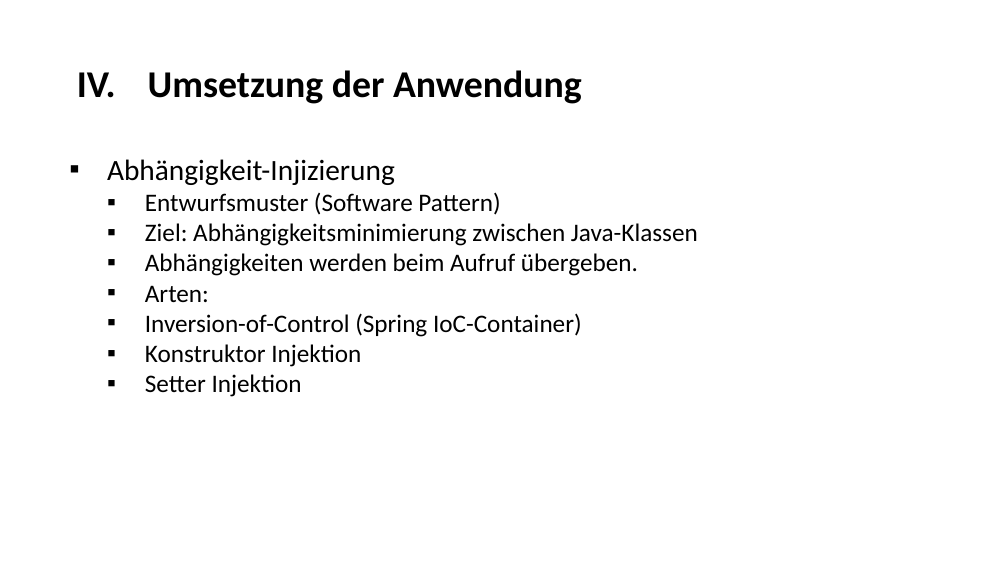
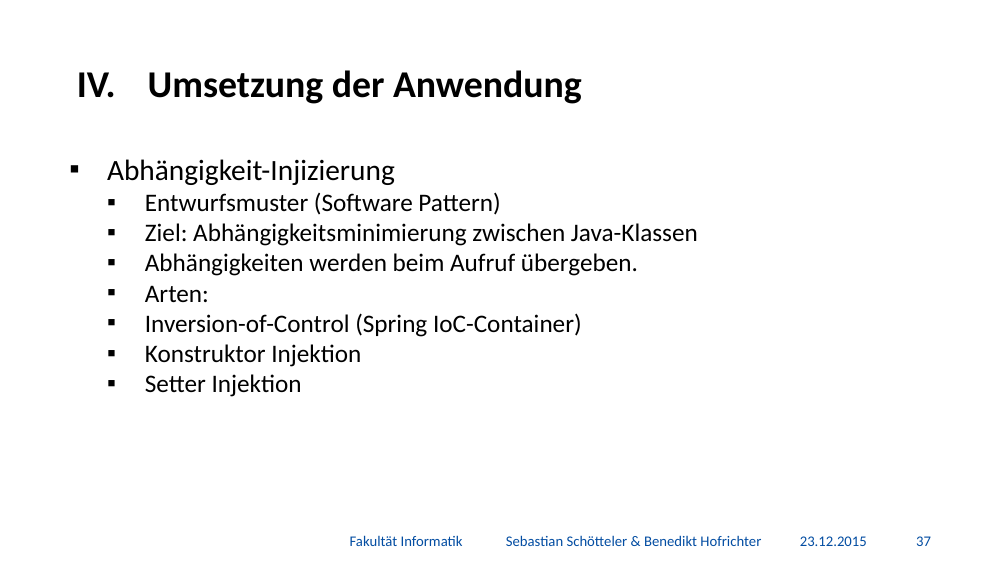
Before and after one commit to BenediktGitGit/soco15, a slide deck: slide 38 of 3b_Vortrag/Präsentation.pptx. Drawn at 1008x567 pixels with LibreOffice and Linux fonts; fonts in the diff are those of the drawing; background and template pictures are left out. Boxes give left, top, right and bottom in pixels: in the first picture for what was removed or moved away, otherwise in the second. Text is boxed around its words. In the diff, an @@ line names an element or a change of style, - is before the commit and + after.

```diff
--- a/3b_Vortrag/Präsentation.pptx
+++ b/3b_Vortrag/Präsentation.pptx
@@ text added at box(350, 535, 761, 546), 14 pt, text #034DA2 @@
+Fakultät Informatik Sebastian Schötteler & Benedikt Hofrichter
@@ text added at box(800, 536, 867, 546), 14 pt, text #034DA2 @@
+23.12.2015
@@ text added at box(916, 536, 931, 546), 14 pt, text #034DA2 @@
+37
```
Also in this commit, not shown: 16 other slides changed, 1 other file.
